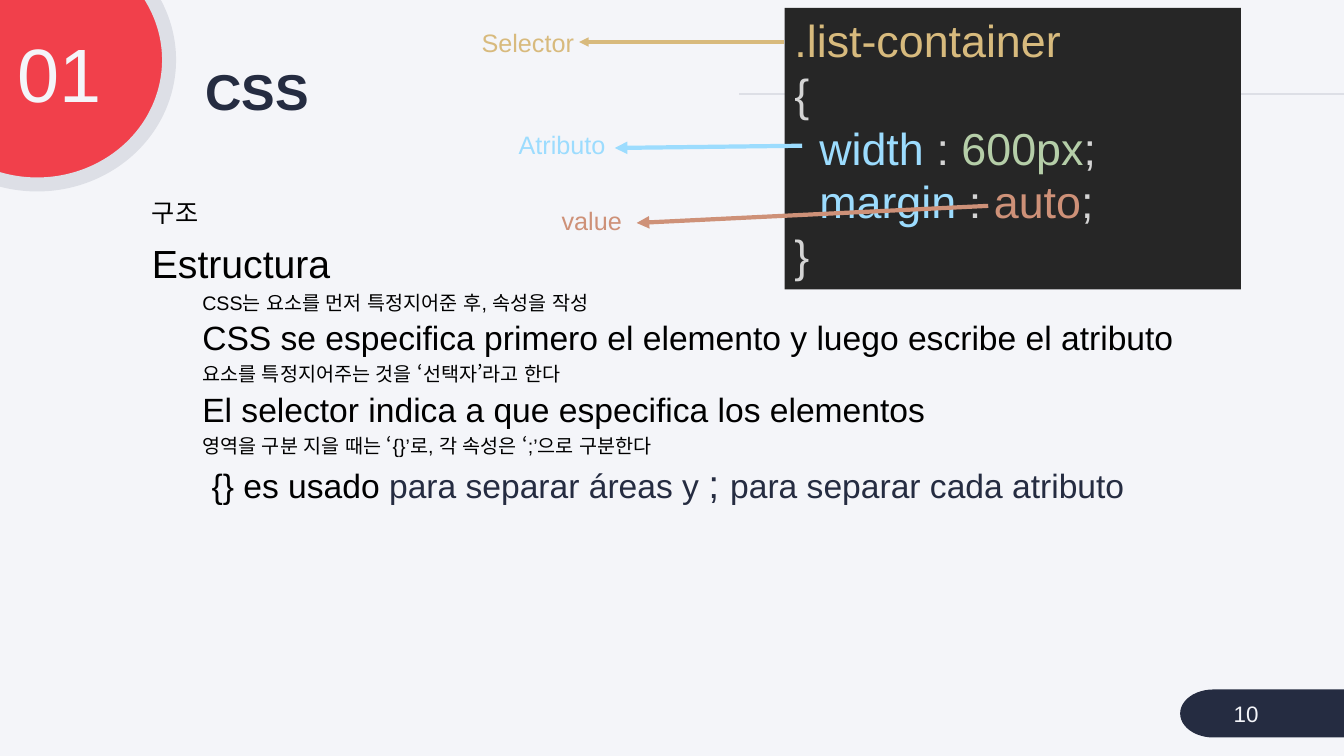
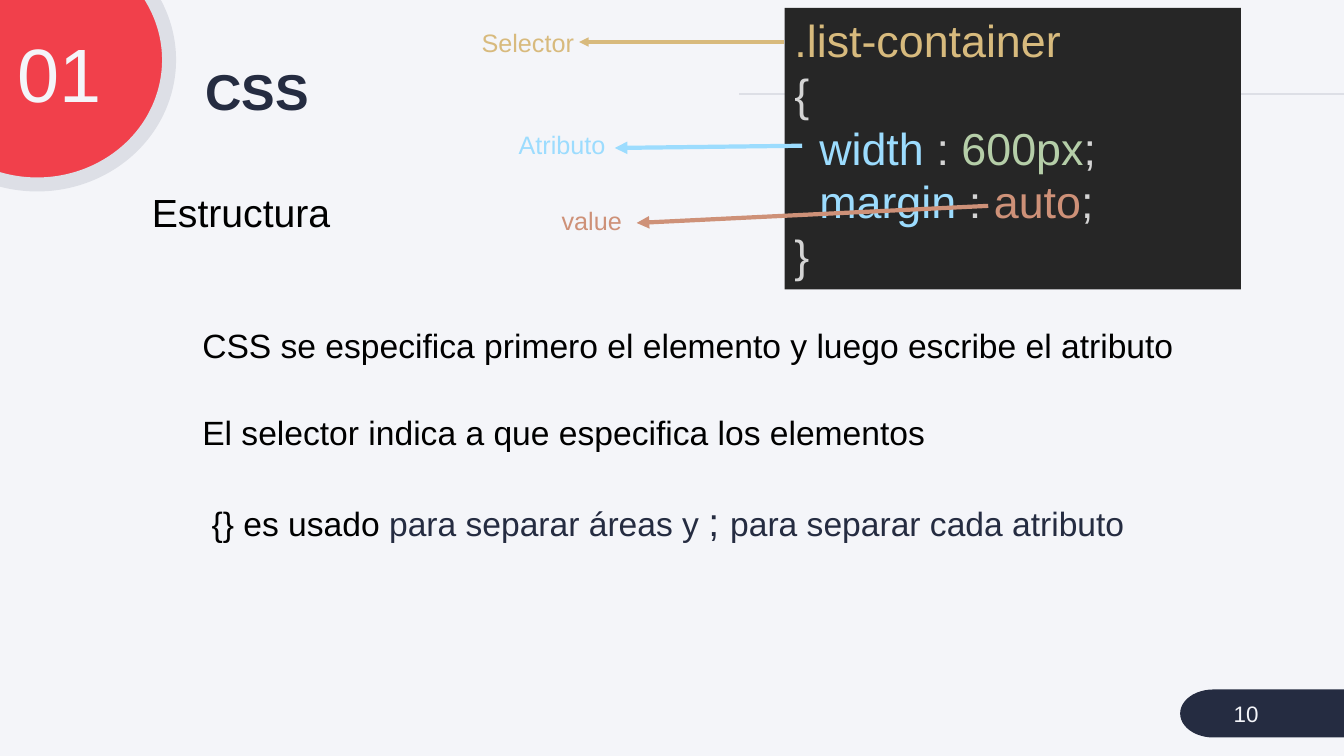
Before and after one commit to cialafamilia/practica, a slide deck: slide 10 of ppt/1908 CSS.pptx. Drawn at 1344x756 pixels with LibreOffice and Linux fonts; fonts in the diff are those of the drawing. Boxes give left, top, right and bottom in pixels: in the first picture for what was removed or moved away, otherwise in the second. Text is boxed around its words. In the diff, an @@ line names an element or a change of style, - is before the commit and + after.

```diff
--- a/ppt/1908 CSS.pptx
+++ b/ppt/1908 CSS.pptx
@@ text at (x1=152, y1=202, x2=198, y2=224): paragraph removed @@
-구조
@@ text at (x1=202, y1=293, x2=588, y2=313): paragraph removed @@
-  CSS는 요소를 먼저 특정지어준 후, 속성을 작성
@@ text at (x1=202, y1=364, x2=560, y2=383): paragraph removed @@
-  요소를 특정지어주는 것을 ‘선택자’라고 한다
@@ text at (x1=202, y1=436, x2=651, y2=457): paragraph removed @@
-  영역을 구분 지을 때는 ‘{}’로, 각 속성은 ‘;’으로 구분한다
```
Also in this commit, not shown: 21 other slides changed, 5 other files.
